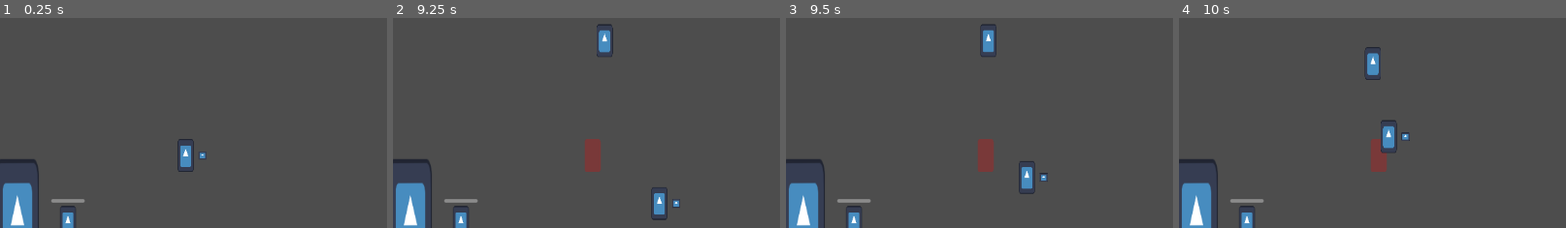
Above: before the commit, frames 1-4 (left to right).
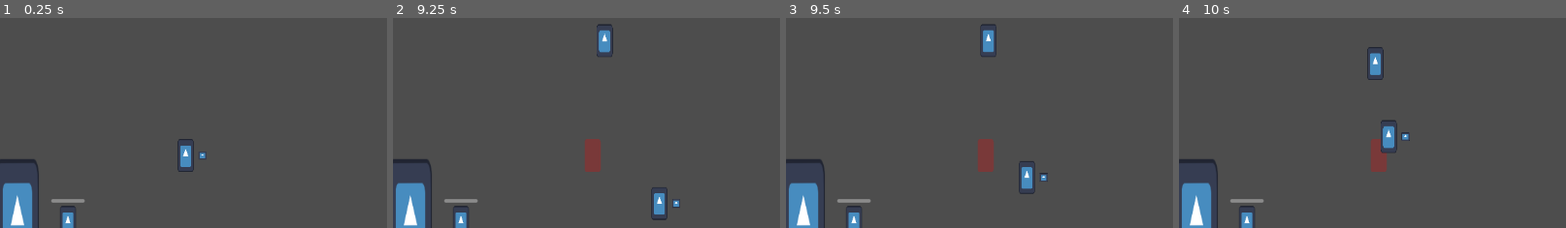
Above: after the commit, the same moments.

Repository: david8zhang/spooky-soccer
Game: Godot game, scene res://scenes/Main.tscn
The game is run twice, just before and just after one commit, with the same random seed, the same clock (stepped at 60 frames per second) and the same inputs. The engine's default icon, where the game draws it, is replaced by a stand-in: a white triangle on a blue panel in a dark square.
Inputs:
- Up to frame 1 (0.25 s): no input
- Up to frame 2 (9.25 s): tap Enter at 0.5 s; hold Right (move_right) 0.53-1.28 s; tap Space (pass) every 1.5 s from 0.6 to 8.1 s; hold Down (move_down) 1.28-2.03 s; tap F (shoot) every 1.5 s from 1.35 to 8.85 s; hold Right (move_right) 2.03-2.78 s; hold Up (move_up) 2.78-3.53 s; hold Left (move_left) 3.53-5.03 s; hold Down (move_down) 5.03-5.78 s; hold Right (move_right) 5.78-6.53 s; hold Up (move_up) 6.53-7.28 s; hold Right (move_right) 7.28-8.03 s; hold Down (move_down) 8.03-8.78 s; hold Left (move_left) from 8.78 s (still down)
- Up to frame 3 (9.5 s): keep holding Left (move_left)
- Up to frame 4 (10 s): release Left (move_left) at 9.53 s; hold Up (move_up) from 9.53 s (still down); tap Space (pass) at 9.6 s
The pictures show only the part of the screen within x 0-50%, y 0-50%; the shares and areas given below are measured in that part.

Frames 1-3 are identical in both runs. In frame 4, 0.3% of the frame differs, in the area x 47-53%, y 13-30%.

Commit message:
added player offensive support zones

Diff:
--- a/scenes/Main.tscn
+++ b/scenes/Main.tscn
@@ -73,25 +73,66 @@
 [node name="Zone5" type="Marker2D" parent="CPUOffensiveZones"]
 position = Vector2(-150, 250)
 
+[node name="PlayerOffensiveSupportZones" type="Node" parent="."]
+script = ExtResource("8_pq1xo")
+
+[node name="Zone1" type="Marker2D" parent="PlayerOffensiveSupportZones"]
+position = Vector2(150, -250)
+
+[node name="Zone2" type="Marker2D" parent="PlayerOffensiveSupportZones"]
+position = Vector2(300, -125)
+
+[node name="Zone3" type="Marker2D" parent="PlayerOffensiveSupportZones"]
+position = Vector2(150, 2.08165e-12)
+
+[node name="Zone4" type="Marker2D" parent="PlayerOffensiveSupportZones"]
+position = Vector2(300, 125)
+
+[node name="Zone5" type="Marker2D" parent="PlayerOffensiveSupportZones"]
+position = Vector2(150, 250)
+
 [node name="CPUOffensiveSupportZones" type="Node" parent="."]
 script = ExtResource("8_pq1xo")
 
 [node name="Zone1" type="Marker2D" parent="CPUOffensiveSupportZones"]
 modulate = Color(0, 1, 1, 1)
-position = Vector2(-151, -125)
+position = Vector2(-150, -125)
 
 [node name="Zone2" type="Marker2D" parent="CPUOffensiveSupportZones"]
 modulate = Color(0, 1, 1, 1)
-position = Vector2(-301, -250)
+position = Vector2(-300, -250)
 
 [node name="Zone3" type="Marker2D" parent="CPUOffensiveSupportZones"]
 modulate = Color(0, 1, 1, 1)
-position = Vector2(-301, 0)
+position = Vector2(-300, 2.08165e-12)
 
 [node name="Zone4" type="Marker2D" parent="CPUOffensiveSupportZones"]
 modulate = Color(0, 1, 1, 1)
-position = Vector2(-151, 125)
+position = Vector2(-150, 125)
 
 [node name="Zone5" type="Marker2D" parent="CPUOffensiveSupportZones"]
 modulate = Color(0, 1, 1, 1)
-position = Vector2(-301, 250)
+position = Vector2(-300, 250)
+
+[node name="PlayerOffensiveZones" type="Node" parent="."]
+script = ExtResource("8_pq1xo")
+
+[node name="Zone1" type="Marker2D" parent="PlayerOffensiveZones"]
+modulate = Color(0, 1, 1, 1)
+position = Vector2(150, -125)
+
+[node name="Zone2" type="Marker2D" parent="PlayerOffensiveZones"]
+modulate = Color(0, 1, 1, 1)
+position = Vector2(300, -250)
+
+[node name="Zone3" type="Marker2D" parent="PlayerOffensiveZones"]
+modulate = Color(0, 1, 1, 1)
+position = Vector2(300, 2.08165e-12)
+
+[node name="Zone4" type="Marker2D" parent="PlayerOffensiveZones"]
+modulate = Color(0, 1, 1, 1)
+position = Vector2(150, 125)
+
+[node name="Zone5" type="Marker2D" parent="PlayerOffensiveZones"]
+modulate = Color(0, 1, 1, 1)
+position = Vector2(300, 250)
